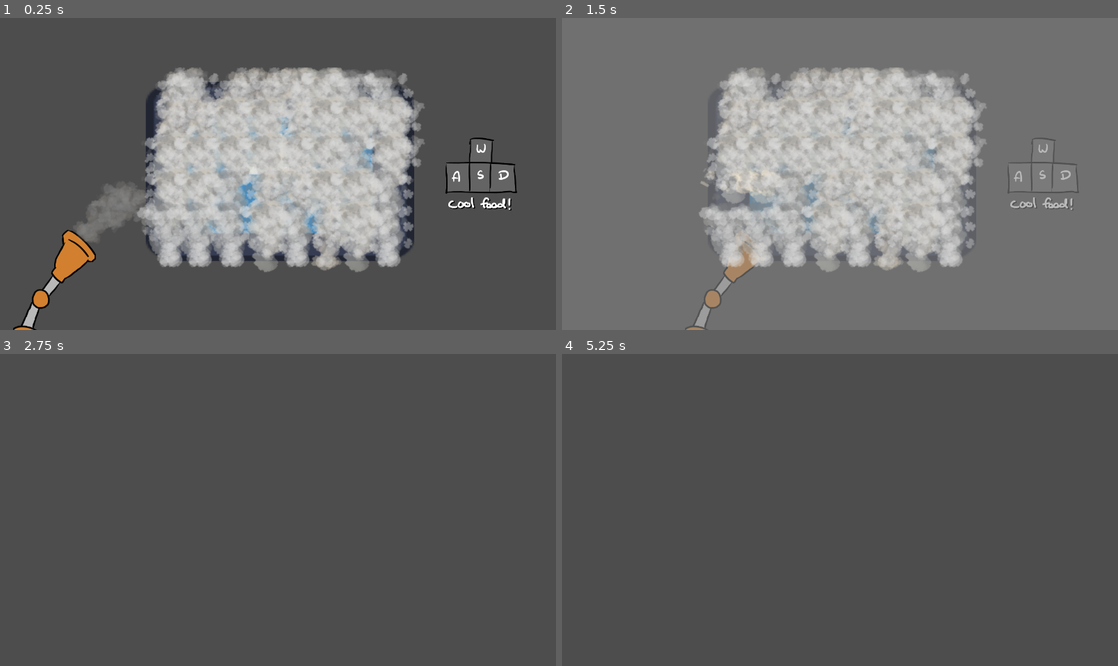
Above: before the commit, frames 1-4 (two rows, left to right).
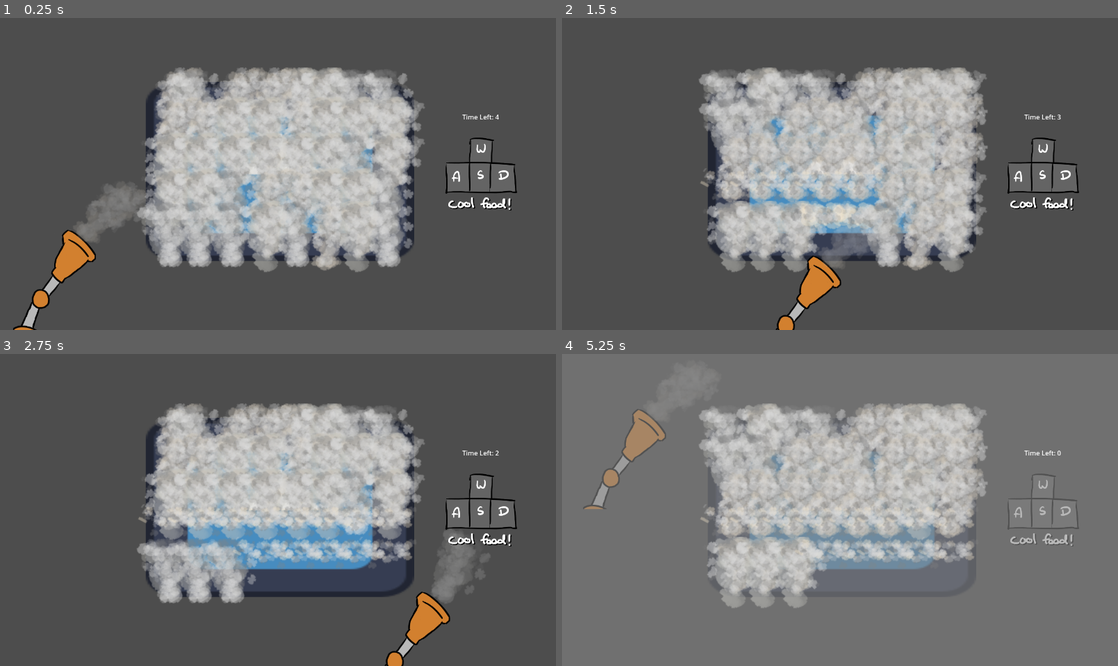
Above: after the commit, the same moments.

Repository: yanalex981/Tasty-Treads
Game: Godot game, scene res://Scenes/Microgames/CoolingMicrogame.tscn
Same seed, same stepped clock (60 frames per second), same inputs: the game is played once before the commit and once after it. This scene is started directly instead of the project's main scene. The engine's default icon, where the game draws it, is replaced by a stand-in: a white triangle on a blue panel in a dark square.
Inputs:
- Up to frame 1 (0.25 s): no input
- Up to frame 2 (1.5 s): tap Enter (ui_accept) at 0.5, 0.77 s; hold D (right) 0.53-1.28 s; tap Space (interact) at 0.6, 1.35 s; hold S (down) from 1.28 s (still down)
- Up to frame 3 (2.75 s): tap Enter (ui_accept) at 1.52 s; release S (down) at 2.03 s; hold D (right) from 2.03 s (still down); tap Space (interact) at 2.1 s
- Up to frame 4 (5.25 s): release D (right) at 2.78 s; hold W (up) 2.78-3.53 s; tap Space (interact) every 0.75 s from 2.85 to 5.1 s; tap Enter (ui_accept) at 3.02, 3.77, 4.52 s; hold A (left) 3.53-5.03 s; hold S (down) from 5.03 s (still down)

The runs differ from the first frame. In frame 1, less than 0.1% of the frame differs, in the area x 83-90%, y 30-33%; in frame 2, 82%; in frame 3, 29%; in frame 4, 99%, in the area x 0-100%, y 0-100%.
Error after the commit: Attempt to call function 'decrease_active' in base 'null instance' on a null instance. (res://Scripts/Microgames/Cooling/Smoke.gd:21)

Commit message:
Adjusted cooling game.
Timer was outdated. Now functional.

Diff:
--- a/Scenes/Microgames/CoolingMicrogame.tscn
+++ b/Scenes/Microgames/CoolingMicrogame.tscn
@@ -300,16 +300,16 @@
 offset_bottom = 250.0
 text = "Finished!"
 
-[node name="TimerLabel" type="Label" parent="UI"]
-layout_mode = 0
-offset_left = 1096.0
-offset_top = 232.0
-offset_right = 1136.0
-offset_bottom = 255.0
-script = ExtResource("7_f68go")
-
-[node name="GameTimer" type="Timer" parent="UI/TimerLabel"]
+[node name="GameTimer" type="Timer" parent="UI"]
+wait_time = 5.0
 one_shot = true
 autostart = true
-
-[connection signal="timeout" from="UI/TimerLabel/GameTimer" to="." method="_on_game_timer_timeout"]
+script = ExtResource("7_f68go")
+
+[node name="TimerLabel" type="Label" parent="UI/GameTimer"]
+offset_left = 1136.0
+offset_top = 232.0
+offset_right = 1176.0
+offset_bottom = 255.0
+
+[connection signal="timeout" from="UI/GameTimer" to="." method="_on_game_timer_timeout"]
--- a/Scenes/Microgames/OvenMicrogame.tscn
+++ b/Scenes/Microgames/OvenMicrogame.tscn
@@ -9,9 +9,6 @@
 [ext_resource type="Texture2D" uid="uid://chnslkw126ecb" path="res://Assets/Microgames/Minigame UI/ovenBarProgress.png" id="5_052ct"]
 [ext_resource type="Script" path="res://Scripts/Microgames/Oven/BakeLevelBar.gd" id="6_whq85"]
 [ext_resource type="Script" path="res://Scripts/Microgames/TimerLabel.gd" id="8_peoba"]
-[ext_resource type="Texture2D" uid="uid://ujd0p6x7ue2l" path="res://Assets/Microgames/Minigame UI/ovenBarUnder2.png" id="10_456ch"]
-[ext_resource type="Texture2D" uid="uid://r0gbd2skx8wf" path="res://Assets/Microgames/Minigame UI/ovenBarFrame2.png" id="11_r1a6t"]
-[ext_resource type="Texture2D" uid="uid://deobc8k3amjuh" path="res://Assets/Microgames/Minigame UI/ovenBarProgress2.png" id="12_1tv83"]
 
 [node name="OvenMicrogame" type="Node2D"]
 script = ExtResource("1_uo1gh")
@@ -87,14 +84,5 @@
 offset_right = 1176.0
 offset_bottom = 255.0
 
-[node name="UpgradedBarMockUp" type="TextureProgressBar" parent="."]
-visible = false
-offset_right = 40.0
-offset_bottom = 40.0
-value = 80.0
-texture_under = ExtResource("10_456ch")
-texture_over = ExtResource("11_r1a6t")
-texture_progress = ExtResource("12_1tv83")
-
 [connection signal="timeout" from="UI/BakeLevelBar/LullTimer" to="UI/BakeLevelBar" method="_on_lull_timer_timeout"]
 [connection signal="timeout" from="UI/GameTimer" to="." method="_on_game_timer_timeout"]
--- a/Scripts/Microgames/Fridge/FridgeMicrogame.gd
+++ b/Scripts/Microgames/Fridge/FridgeMicrogame.gd
@@ -1,7 +1,7 @@
 extends Node2D
 
 @export var upgraded : bool = false : set = set_upgraded
-@export var testing : bool = false
+@export var testing : bool = false : set = set_testing
 
 @onready var item_position_list = $Fridge/ValidItemPositions
 @onready var ingredients = $IngredientsList
@@ -92,3 +92,6 @@
 
 func set_bad():
 	bad_grabbed = true
+
+func set_testing(status : bool):
+	testing = status
Not shown: 1 places in Scenes/Microgames/OvenMicrogame.tscn that only renumber resources
